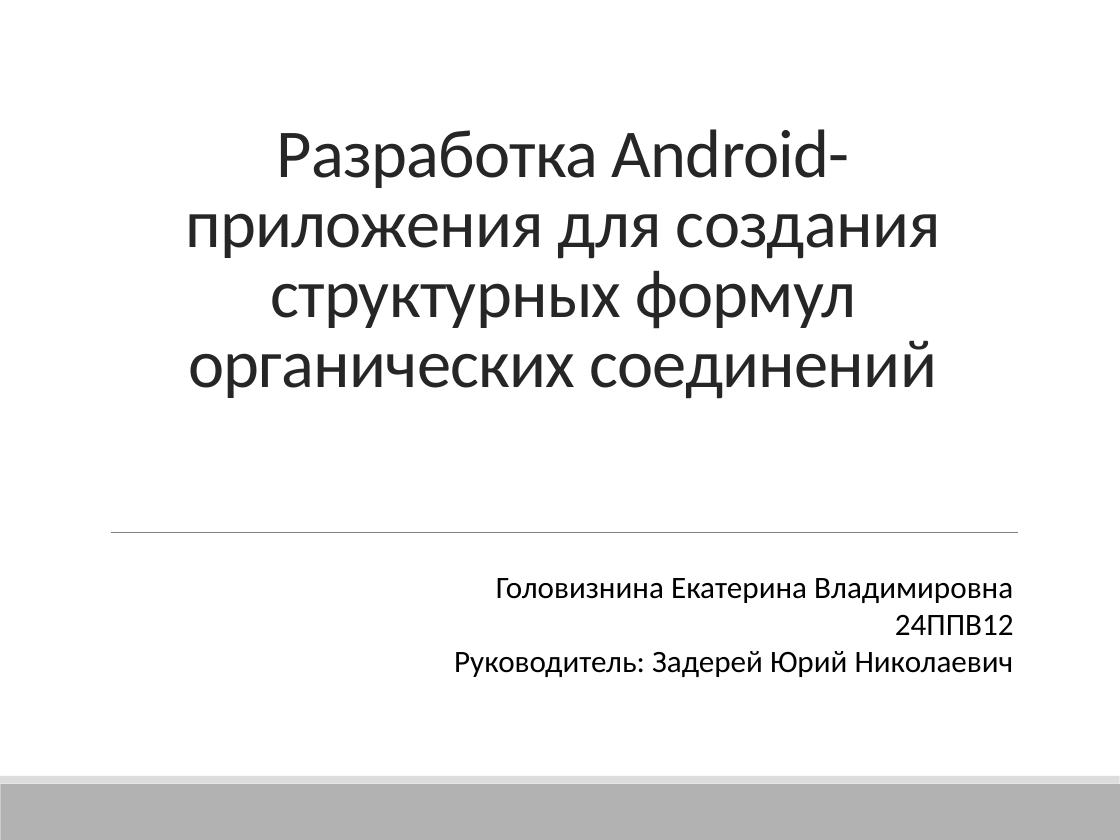
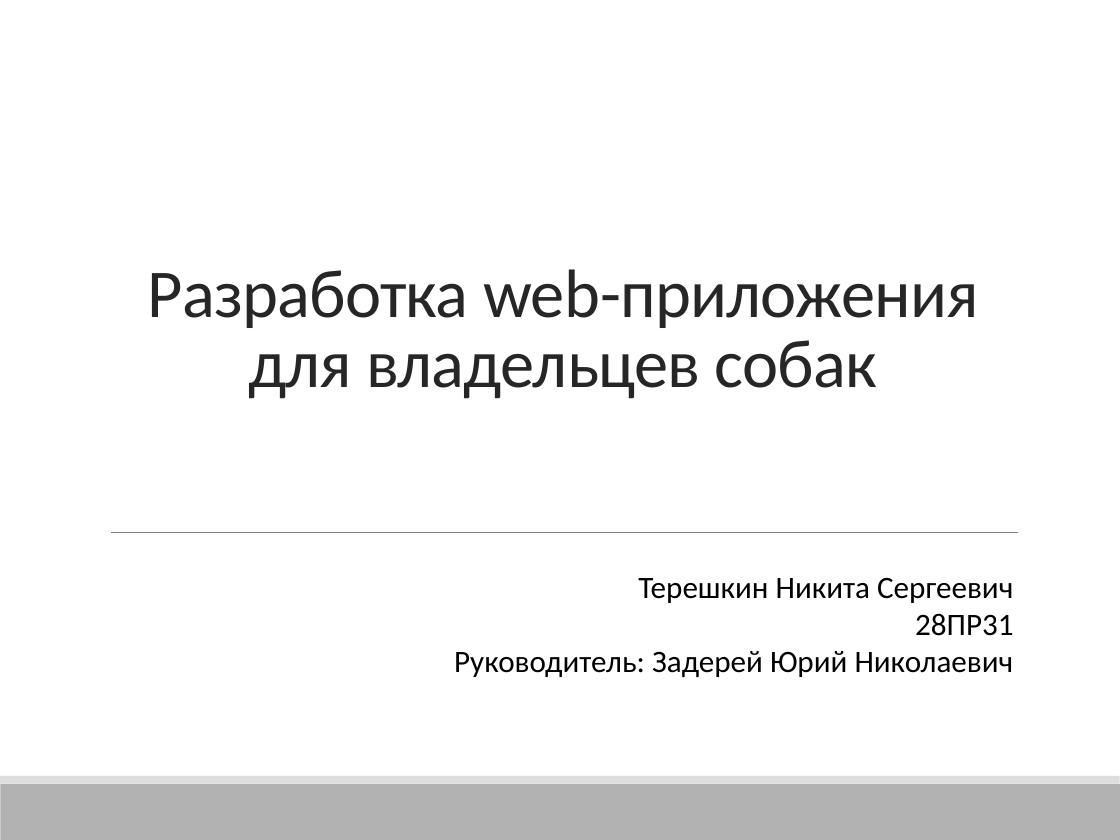
Before and after one commit to BizZzare/StepDiploma2.0, a slide deck: slide 1 of Головизнина/Разработка Android-приложения1.pptx. Drawn at 1120x840 pixels with LibreOffice and Linux fonts; fonts in the diff are those of the drawing. Boxes give left, top, right and bottom in pixels: in the first picture for what was removed or moved away, otherwise in the second. Text is boxed around its words. In the diff, an @@ line names an element or a change of style, - is before the commit and + after.

```diff
--- a/Головизнина/Разработка Android-приложения1.pptx
+++ b/Головизнина/Разработка Android-приложения1.pptx
@@ title at <box>147,269,979,399</box>: text changed @@
-Разработка Android-приложения для создания структурных формул органических соединений
+Разработка web-приложения для владельцев собак
@@ text at <box>638,578,1013,636</box>: text changed @@
-Головизнина Екатерина Владимировна
-24ППВ12
+Терешкин Никита Сергеевич
+28ПР31
```
Also in this commit, not shown: 2 other slides changed, 3 slides added, 3 slides removed, 2 other files.
